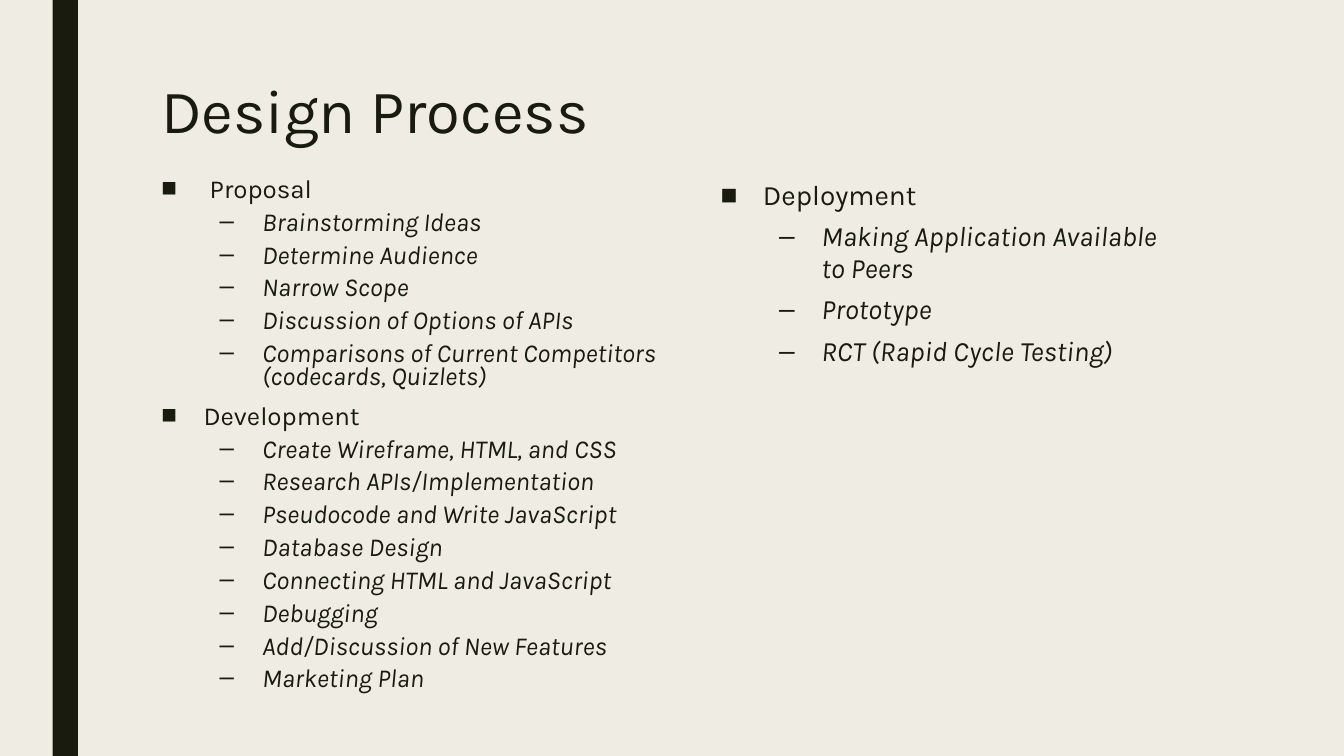
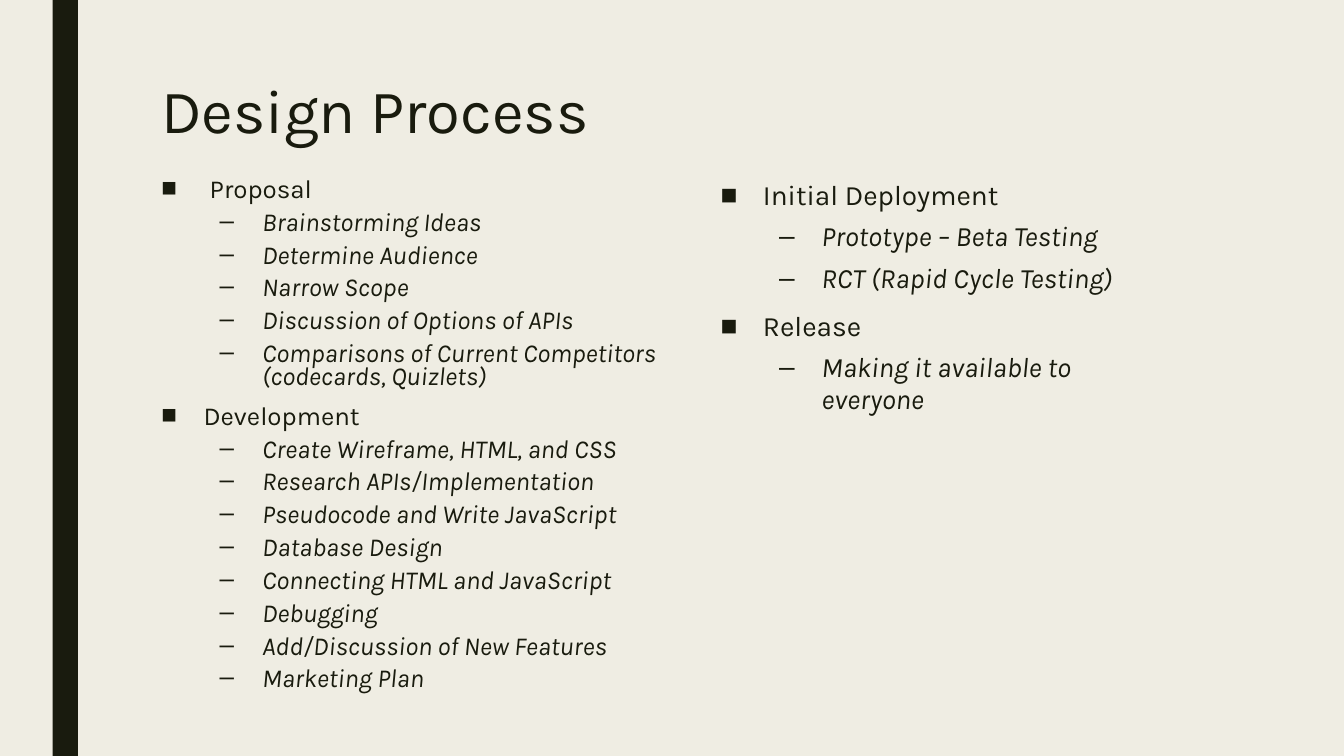
Before and after one commit to codeDeck-Learning-Tools/codeDeck, a slide deck: slide 4 of powerpoint/codeDeck.pptx. Drawn at 1344x756 pixels with LibreOffice and Linux fonts; fonts in the diff are those of the drawing. Boxes give left, top, right and bottom in pixels: in the first picture for what was removed or moved away, otherwise in the second. Text is boxed around its words. In the diff, an @@ line names an element or a change of style, - is before the commit and + after.

```diff
--- a/powerpoint/codeDeck.pptx
+++ b/powerpoint/codeDeck.pptx
@@ text at [763, 185, 1097, 253]: text changed @@
-■ Deployment
-  – Making Application Available to Peers
-  – Prototype
+■ Initial Deployment
+  – Prototype – Beta Testing
@@ text at [763, 317, 1071, 416]: paragraphs added @@
+■ Release
+  – Making it available to everyone
```
Also in this commit, not shown: 4 other slides changed, 1 slide added, 1 other file.
